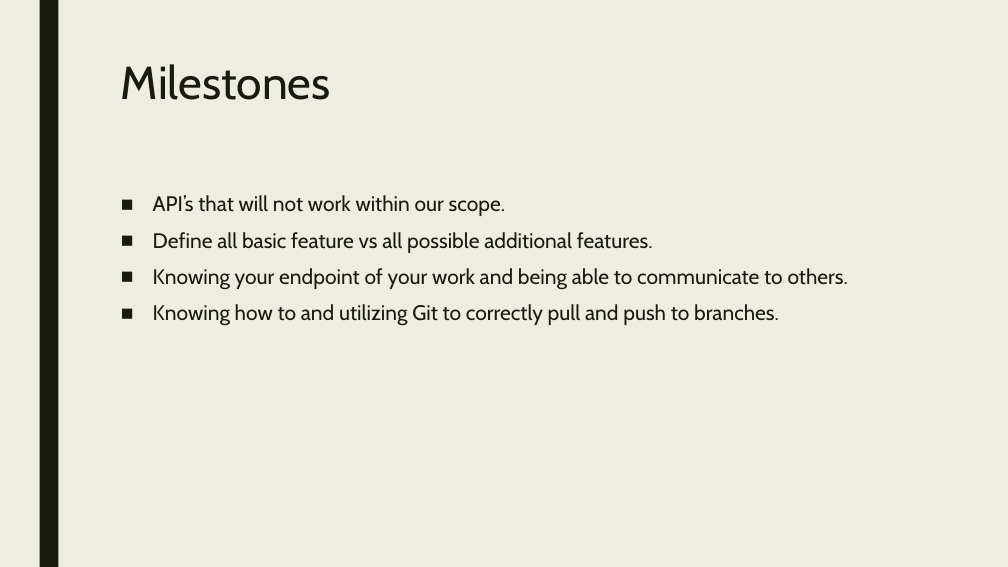
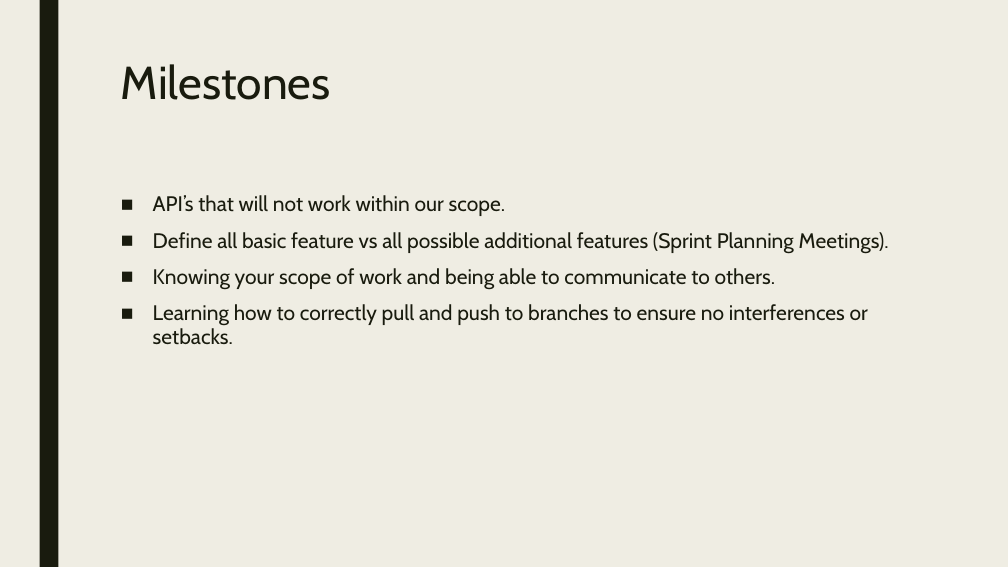
Before and after one commit to codeDeck-Learning-Tools/codeDeck, a slide deck: slide 10 of powerpoint/codeDeck.pptx. Drawn at 1008x567 pixels with LibreOffice and Linux fonts; fonts in the diff are those of the drawing. Boxes give left, top, right and bottom in pixels: in the first picture for what was removed or moved away, otherwise in the second. Text is boxed around its words. In the diff, an @@ line names an element or a change of style, - is before the commit and + after.

Commit message:
Update with some additional info for costs slide

```diff
--- a/powerpoint/codeDeck.pptx
+++ b/powerpoint/codeDeck.pptx
@@ text at [153,232,889,345]: text changed @@
-■ Define all basic feature vs all possible additional features.
-■ Knowing your endpoint of your work and being able to communicate to others.
-■ Knowing how to and utilizing Git to correctly pull and push to branches.
+■ Define all basic feature vs all possible additional features (Sprint Planning Meetings).
+■ Knowing your scope of work and being able to communicate to others.
+■ Learning how to correctly pull and push to branches to ensure no interferences or setbacks.
```
Also in this commit, not shown: 4 other slides changed.
